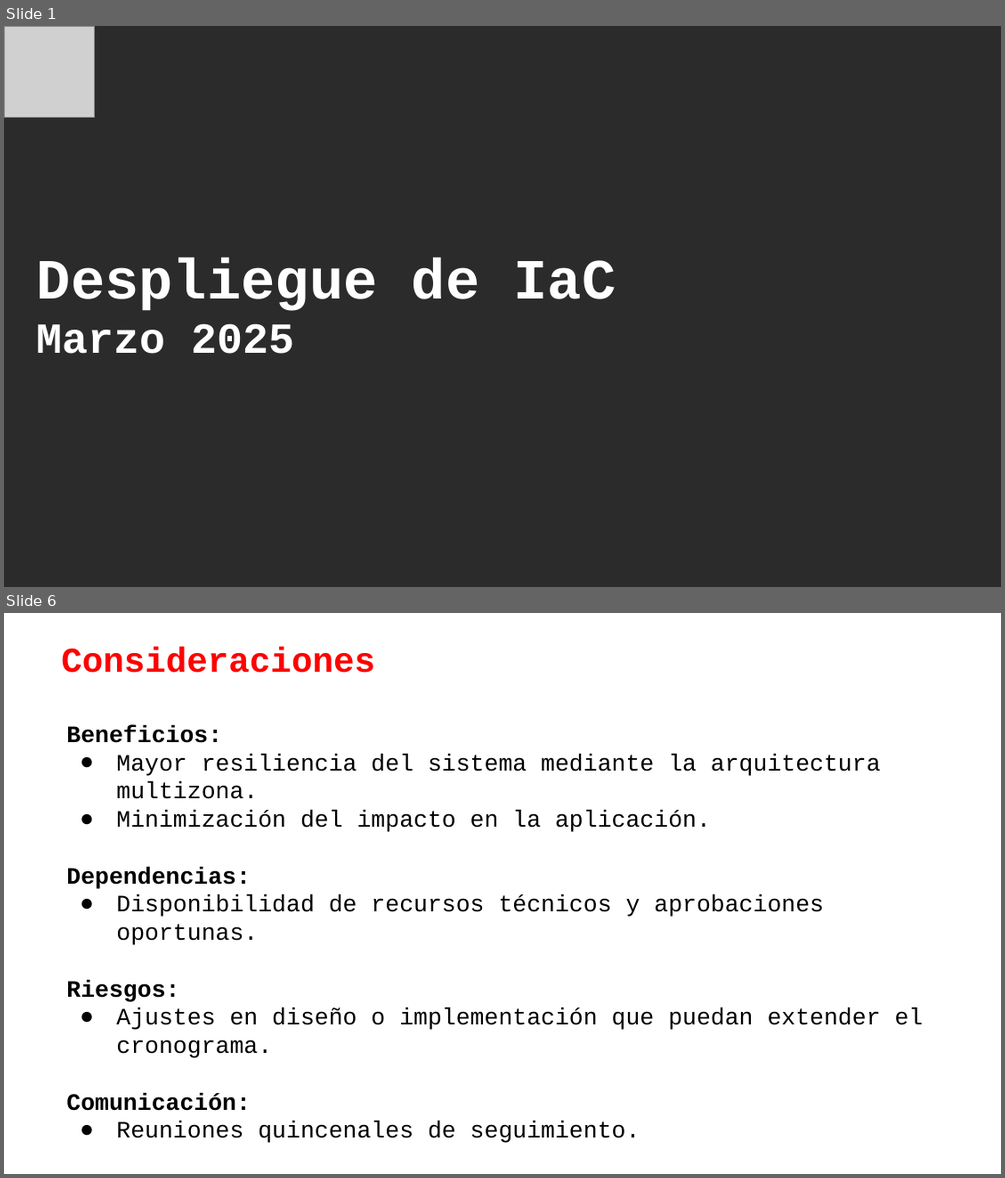
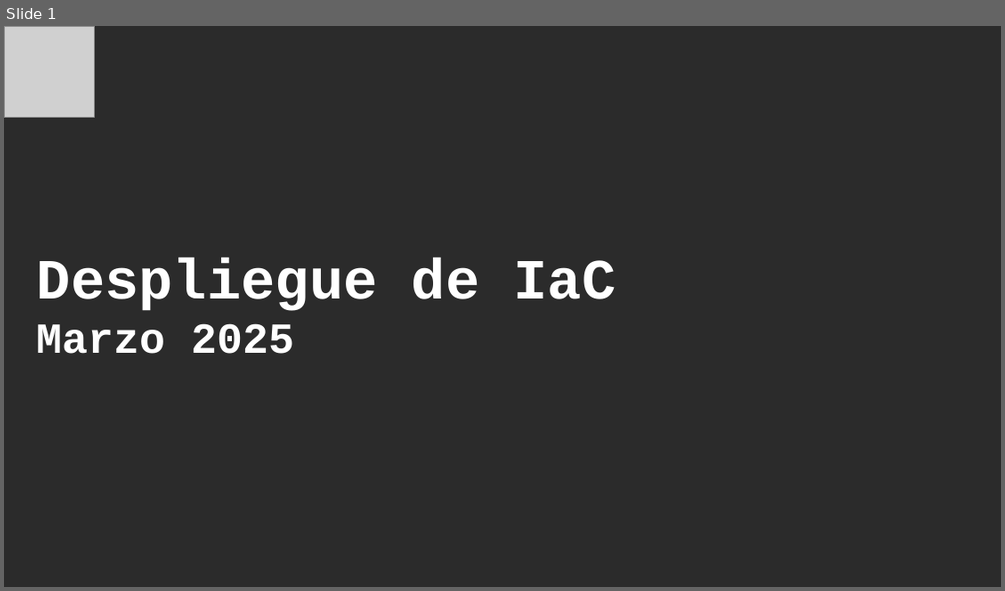
Before and after one commit to JorgeNeir/LabsGit, a slide deck: Despliegue IaC.pptx. Shown one above the other, each under a label of ours: slides 1 and 6 before the commit, slide 1 after it; the slides between them are not shown. The pictures are 1005x1178 and 1005x591 pixels, drawn with LibreOffice and Linux fonts; fonts in the diff are those of the drawing; grey boxes stand for pictures; background and template pictures are left out; a plain dark background stands for a picture behind light text. Boxes give left, top, right and bottom in pixels: in the first picture for what was removed or moved away, otherwise in the second. Text is boxed around its words. In the diff, an @@ line names an element or a change of style, - is before the commit and + after.

```diff
--- a/Despliegue IaC.pptx
+++ b/Despliegue IaC.pptx
@@ slide 6 removed at (4, 613, 1001, 1174), background picture (left out) @@
@@ title removed at (61, 647, 375, 673) @@
-Consideraciones
@@ text removed at (66, 725, 923, 1143) @@
-Beneficios:
-● Mayor resiliencia del sistema mediante la arquitectura multizona.
-● Minimización del impacto en la aplicación.
-Dependencias:
-● Disponibilidad de recursos técnicos y aprobaciones oportunas.
-Riesgos:
-● Ajustes en diseño o implementación que puedan extender el cronograma.
-Comunicación:
-● Reuniones quincenales de seguimiento.
```
Also in this commit, not shown: 1 slide changed, 6 slides added, 5 other slides removed.
